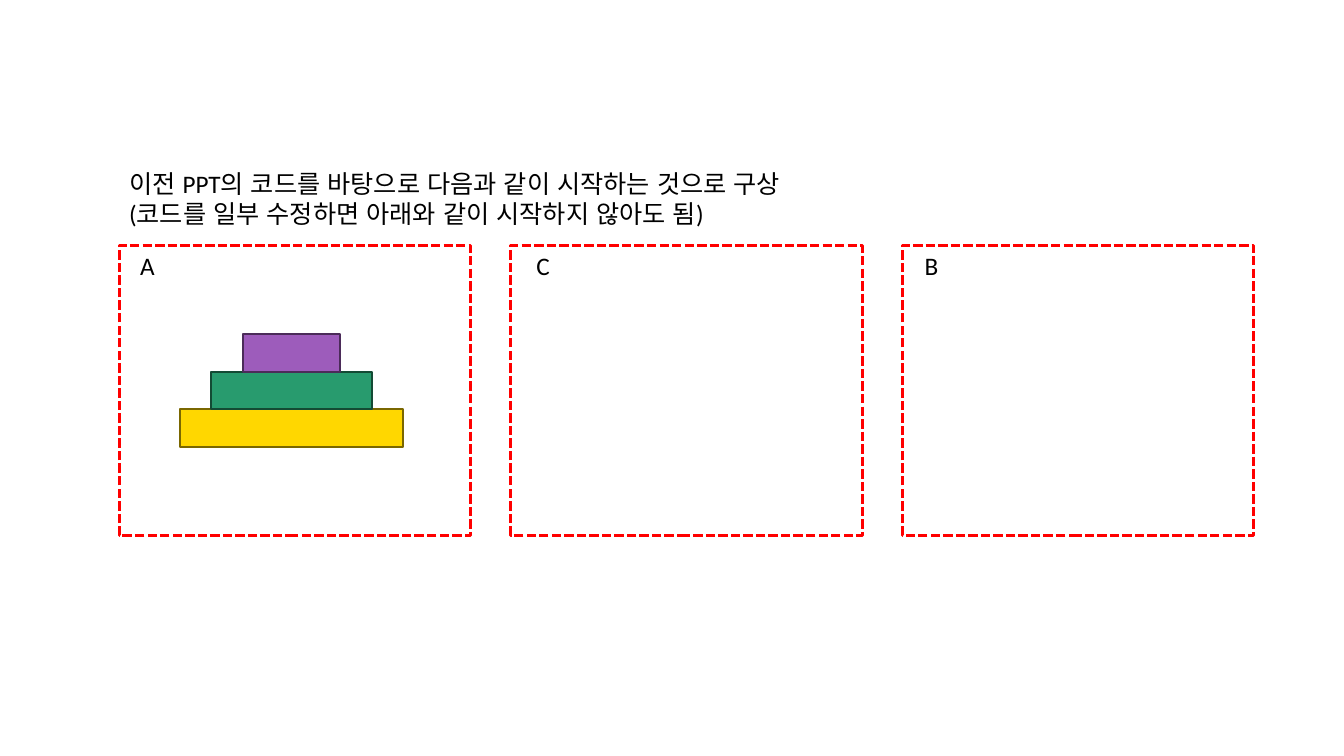
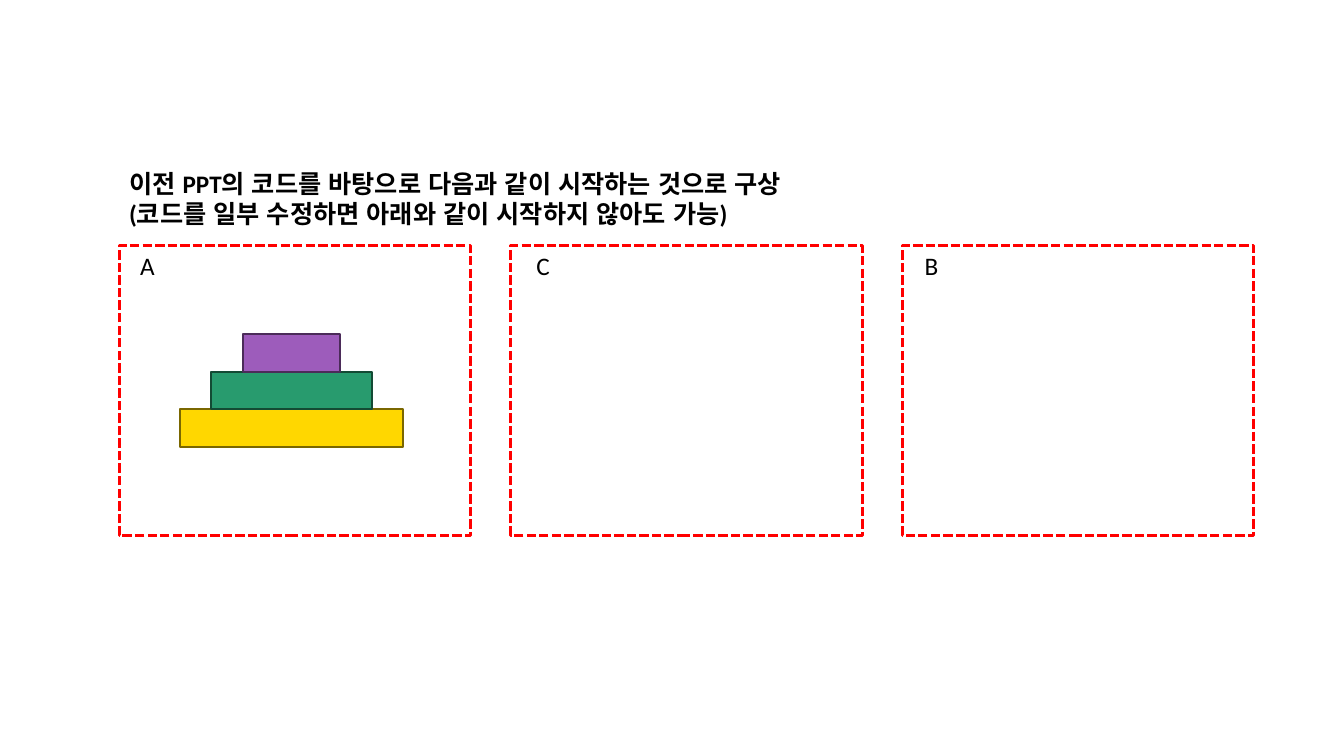
Before and after one commit to Deokgi-Park/BeakJoon, a slide deck: slide 2 of 1week/하노아의 탑 이해.pptx. Drawn at 1344x756 pixels with LibreOffice and Linux fonts; fonts in the diff are those of the drawing. Boxes give left, top, right and bottom in pixels: in the first picture for what was removed or moved away, otherwise in the second. Text is boxed around its words. In the diff, an @@ line names an element or a change of style, - is before the commit and + after.

Commit message:
추가 수정

```diff
--- a/1week/하노아의 탑 이해.pptx
+++ b/1week/하노아의 탑 이해.pptx
@@ text at <box>129,172,781,227</box>: text changed; bold on @@
-이전 PPT의 코드를 바탕으로 다음과 같이 시작하는 것으로 구상
-(코드를 일부 수정하면 아래와 같이 시작하지 않아도 됨)
+이전 PPT의 코드를 바탕으로 다음과 같이 시작하는 것으로 구상
+(코드를 일부 수정하면 아래와 같이 시작하지 않아도 가능)
```
Also in this commit, not shown: 1 other slide changed, 2 slides added.
